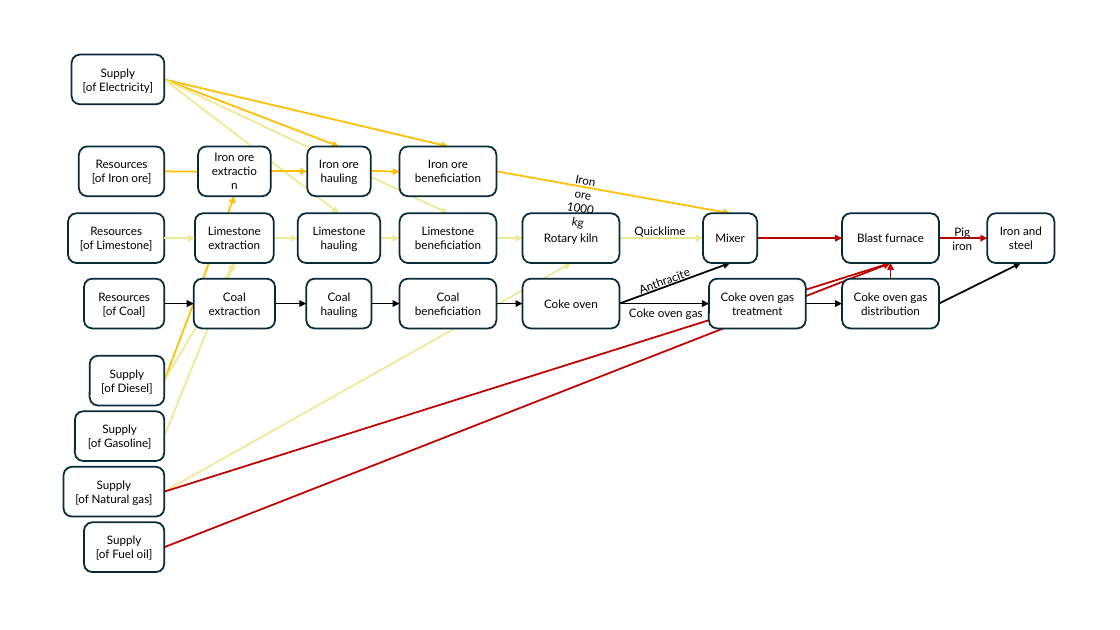
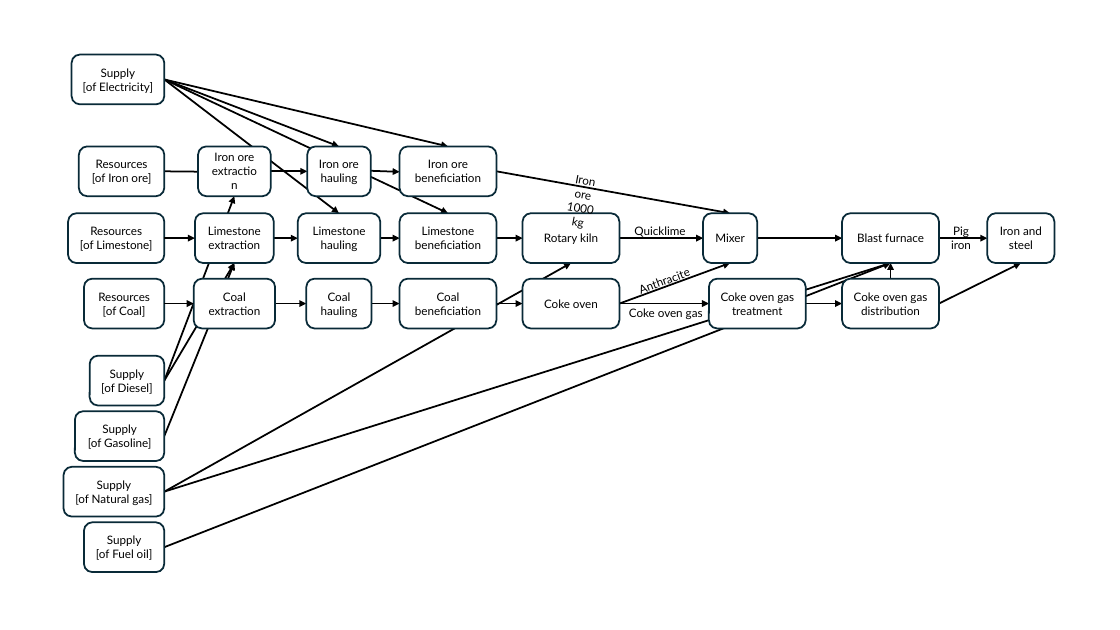
Before and after one commit to MatthewHeun/MaterialExergyPaper2025, a slide deck: slide 5 of images/BXCC_figs.pptx. Drawn at 1120x630 pixels with LibreOffice and Linux fonts; fonts in the diff are those of the drawing. Boxes give left, top, right and bottom in pixels: in the first picture for what was removed or moved away, otherwise in the second. Text is boxed around its words. In the diff, an @@ line names an element or a change of style, - is before the commit and + after.

```diff
--- a/images/BXCC_figs.pptx
+++ b/images/BXCC_figs.pptx
@@ arrow (165, 80) - (339, 213): stroke #EDE995 1.5 pt to #000000 1.5 pt @@
@@ arrow (165, 80) - (339, 146): stroke #FFC003 1.5 pt to #000000 1.5 pt @@
@@ arrow (165, 80) - (448, 146): stroke #FFC003 1.5 pt to #000000 1.5 pt @@
@@ arrow (165, 80) - (448, 213): stroke #EDE995 1.5 pt to #000000 1.5 pt @@
@@ arrow (165, 171) - (214, 172): stroke #FFC003 1.5 pt to #000000 1.5 pt @@
@@ arrow (271, 171) - (308, 171): stroke #FFC003 1.5 pt to #000000 1.5 pt @@
@@ arrow (371, 171) - (400, 172): stroke #FFC003 1.5 pt to #000000 1.5 pt @@
@@ arrow (497, 171) - (730, 213): stroke #FFC003 1.5 pt to #000000 1.5 pt @@
@@ arrow (165, 381) - (234, 197): stroke #FFC003 1.5 pt to #000000 1.5 pt @@
@@ arrow (165, 239) - (195, 239): stroke #EDE995 1.5 pt to #000000 1.5 pt @@
@@ arrow (274, 239) - (297, 239): stroke #EDE995 1.5 pt to #000000 1.5 pt @@
@@ arrow (381, 239) - (400, 239): stroke #EDE995 1.5 pt to #000000 1.5 pt @@
@@ arrow (497, 239) - (523, 239): stroke #EDE995 1.5 pt to #000000 1.5 pt @@
@@ arrow (619, 239) - (703, 239): stroke #EDE995 1.5 pt to #000000 1.5 pt @@
@@ arrow (757, 239) - (843, 239): stroke #C00100 1.5 pt to #000000 1.5 pt @@
@@ arrow (939, 239) - (987, 239): stroke #C00000 1.5 pt to #000000 1.5 pt @@
@@ arrow (165, 492) - (571, 263): stroke #EDE995 1.5 pt to #000000 1.5 pt @@
@@ arrow (165, 381) - (234, 263): stroke #EDE995 1.5 pt to #000000 1.5 pt @@
@@ arrow (165, 436) - (234, 263): stroke #EDE995 1.5 pt to #000000 1.5 pt @@
@@ arrow (165, 492) - (891, 263): stroke #C00000 1.5 pt to #000000 1.5 pt @@
@@ arrow (165, 547) - (891, 263): stroke #C00000 1.5 pt to #000000 1.5 pt @@
@@ arrow (891, 279) - (891, 263): stroke #C00000 1.5 pt to #000000 1.5 pt @@
```
Also in this commit, not shown: 4 other files.
